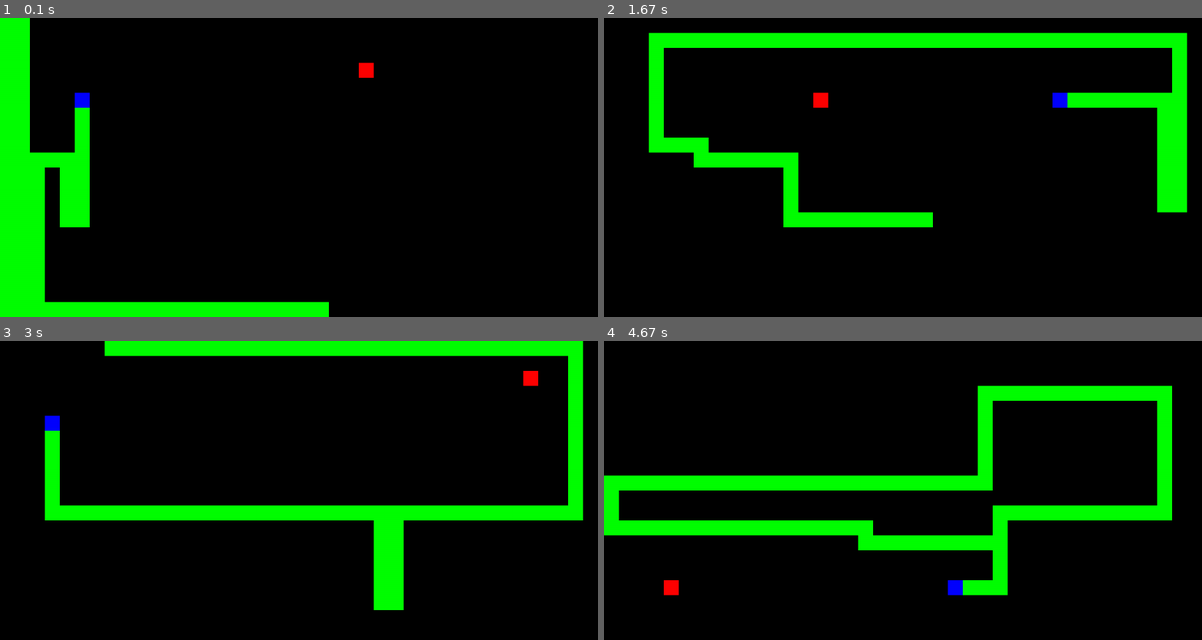
Above: before the commit, frames 1-4 (two rows, left to right).
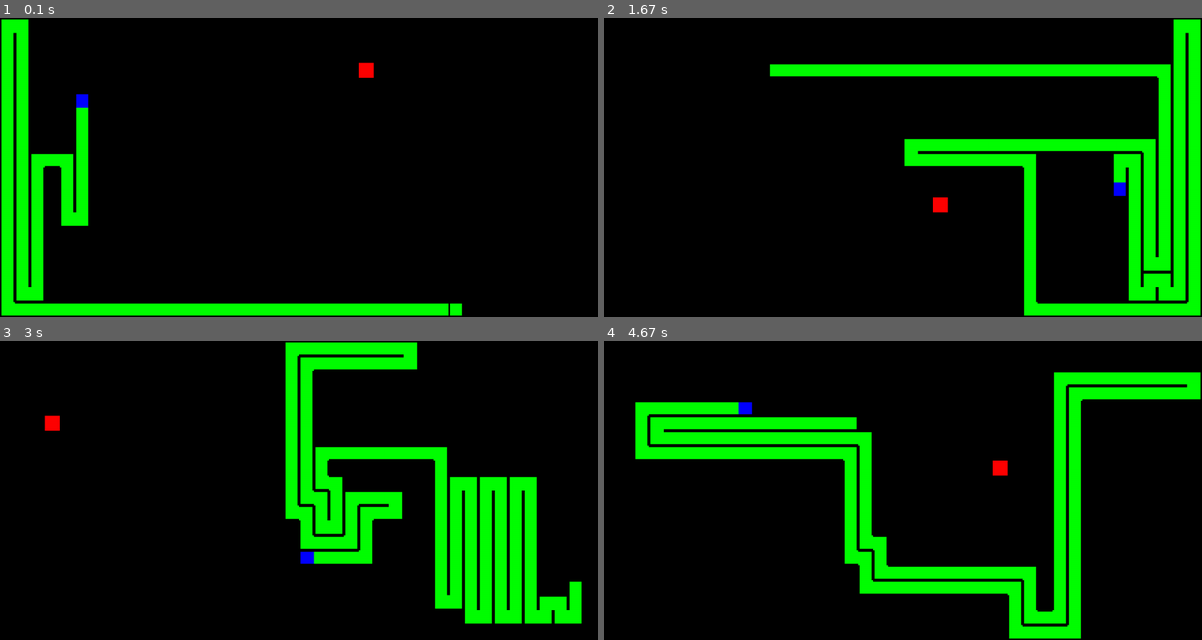
Above: after the commit, the same moments.

Repository: ShenoySameer/SnakeGameAlgorithm
Game: pygame game, started from Main.py
Two runs of this game, one before a commit and one after it. Both use one fixed random seed, a clock stepped at 60 frames per second and the inputs below.
Inputs:
- Up to frame 1 (0.1 s): no input
- Up to frame 2 (1.67 s): no input
- Up to frame 3 (3 s): no input
- Up to frame 4 (4.67 s): no input

The runs differ from the first frame. In frame 1, 3.6% of the frame differs, in the area x 0-78%, y 0-100%; in frame 2, 24%; in frame 3, 24%; in frame 4, 25%, in the area x 0-100%, y 10-100%.

Commit message:
more fixes

Diff:
--- a/Algorithm.py
+++ b/Algorithm.py
@@ -26,7 +26,7 @@
     snake_head = snake[0]
 
     if snake_head == apple:
-        return
+        return []
 
     resort = []
     Q = deque([[snake_head]])
@@ -47,17 +47,20 @@
                 E.add(node)
                 if node == apple:
                     new_snake = new_path[::-1] + [snake[i] for i in range(1, len(snake)-len(new_path))]
-                    score = len(BFS_basic(G, new_snake)) / (len(G))
-                    print(score)
+                    accessible_nodes = BFS_basic(G, new_snake)
+                    score = len(accessible_nodes - set(new_snake)) / (len(G.keys() - set(new_snake)))
+                    # print(score)
                     if score > 0.8:
                         return new_path[:0:-1]
                     else:
                         resort.append((score, new_path[:0:-1]))
 
     # resort.sort(reverse=True)
-    # print(resort)
-    # return resort[0]
+    # if resort:
+    #     return resort[0]
+    # else:
     return []
+
 
 
 def DFS_long_path(G, snake, apple):
@@ -80,6 +83,11 @@
         path = Q.pop()
         v = path[-1]
         E.add(v)
+
+        if len(path) <= len(snake):
+            if snake[-len(path)] in E:
+                E.remove(snake[-len(path)])
+
         adj_nodes = G[v]
         adj_nodes.sort(key = lambda x: absolute_distance(x, target))
         for node in adj_nodes:
@@ -89,16 +97,19 @@
                 Q.append(new_path)
                 # Find out if at any point the snake could reach the target point
                 # as the tail leaves that point
-                # if travel_distance(node, target) == dist_from_tail - depth[node]:
-                new_snake = new_path[::-1] + [snake[i+1] for i in range(len(snake)-len(new_path))]
-                escape_path = BFS(G, new_snake, apple)
-                if escape_path:
-                    return escape_path + new_path[:0:-1]
+                if travel_distance(node, target) >= dist_from_tail - len(new_path):
+                    new_snake = new_path[::-1] + [snake[i+1] for i in range(len(snake)-len(new_path))]
+                    # print('!!!')
+                    # print(new_snake)
+                    # print(BFS(G, new_snake, apple))
+                    # print(new_path[:0:-1])
+                    escape_path = BFS(G, new_snake, apple)
+                    if escape_path:
+                        return escape_path + new_path[:0:-1]
                 longest_path = max(longest_path, new_path, key=len)
 
-    print('!!', longest_path[:0:-1])
-
-    return longest_path[:0:-1]
+    new_snake = longest_path[::-1] + [snake[i+1] for i in range(len(snake)-len(longest_path))]
+    return longest_path[:0:-1] + BFS(G, new_snake, apple)
 
 
 def absolute_distance(a, b):
--- a/Main.py
+++ b/Main.py
@@ -7,11 +7,12 @@
 x = 40
 y = 20
 block_size = 30
-border_size = 30
+border_size = 3
 BLACK = (0, 0, 0)
 WHITE = (200, 200, 200)
 GREEN = "green"
 RED = "red"
+BLUE = "blue"
 WINDOW_HEIGHT = y*block_size
 WINDOW_WIDTH = x*block_size
 snake = deque([(1, 1), (2, 1), (2, 1), (2, 1), (2, 1), (2, 1), (2, 1), (2, 1), (2, 1), (2, 1), (2, 1)])
@@ -21,13 +22,12 @@
 # snake = deque([(2, 2), (2, 3), (2, 4), (1, 4), (1, 5), (2, 5), (3, 5), (4, 5),
 #                    (4, 4), (4, 3), (4, 2), (4, 1), (4, 0), (3, 0), (2, 0), (1, 0),
 #                      (0, 0), (0, 1), (0, 2), (0, 3), (0, 4), (0, 5), (0, 6), (0, 7), (0, 8), (0, 9), (1, 9)])
-snake = deque([(4, 13), (4, 12), (4, 11), (4, 10), (4, 9), ( …(676 unchanged characters)… , (27, 19), (28, 19), (29, 19), (30, 19)])
+snake = deque([(4, 13), (4, 12), (4, 11), (4, 10), (4, 9), ( …(676 unchanged characters)… , (27, 19), (28, 19), (29, 19), (30, 19), (30, 19), (30, 19), (30, 19), (30, 19), (30, 19), (30, 19), (30, 19), (30, 19), (30, 19), (30, 19), (30, 19), (30, 19), (30, 19), (30, 19), (30, 19), (30, 19), (30, 19), (30, 19), (30, 19), (30, 19), (30, 19), (30, 19), (30, 19), (30, 19), (30, 19), (30, 19), (30, 19), (30, 19), (30, 19), (30, 19), (30, 19), (30, 19), (30, 19), (30, 19), (30, 19), (30, 19), (30, 19), (30, 19), (30, 19), (30, 19), (30, 19), (30, 19), (30, 19), (30, 19), (30, 19), (30, 19), (30, 19), (30, 19), (30, 19), (30, 19), (30, 19), (30, 19), (30, 19), (30, 19), (30, 19), (30, 19), (30, 19), (30, 19), (30, 19), (30, 19), (30, 19)])
 
 
 def main():
     global SCREEN, CLOCK
     global apple
-
 
     pygame.init()
     SCREEN = pygame.display.set_mode((WINDOW_WIDTH, WINDOW_HEIGHT))
@@ -37,21 +37,19 @@
     all_points = list(grid.keys())
     font = pygame.font.Font(None, 75)
     apple = random.choice(list(set(all_points)-set(snake)))
-    last_apple = None
     delay = 10
 
     current_path = BFS(grid, snake, apple)
     if not current_path:
         current_path = DFS_long_path(grid, snake, apple)
+        print(current_path)
 
     while True:
         drawGrid()
-        drawBorder(*snake[0], 'top')
         # drawBorder(*snake[0], 'bottom')
         # drawBorder(*snake[0], 'left')
         # drawBorder(*snake[0], 'right')
         if not current_path:
-            print()
             text = font.render(str(len(snake)), True, "blue")
             text_rect = text.get_rect()
             text_rect.center = (WINDOW_WIDTH // 2, WINDOW_HEIGHT // 2)
@@ -62,7 +60,6 @@
 
 
         if next_space == apple:
-            last_apple = apple
             snake.appendleft(apple)
             apple = random.choice(list(set(all_points)-set(snake)))
             current_path = BFS(grid, snake, apple)
@@ -72,9 +69,6 @@
 
         else:
             snake.appendleft(next_space)
-
-        if next_space != last_apple:
-            # what happens if you collect another apple before the tail reaches
             snake.pop()
 
         for event in pygame.event.get():
@@ -93,34 +87,46 @@
                 sys.exit()
 
 def drawGrid():
-    # for i in range(len(snake)):
-        # if i != 0:
-        #     prev_body = snake[i-1]
-        # if i != len(snake):
-        #     next_body = snake[i+1]
-            # node = (i, j)
-            # neighbors = []
-
-            # # Add the neighboring nodes to the list (excluding diagonals)
-            # for dx, dy in [(0, -1), (-1, 0), (1, 0), (0, 1)]:
-            #     new_x, new_y = i + dx, j + dy
-            #     if 0 <= new_x < x and 0 <= new_y < y and (new_x, new_y) != node:
-            #         neighbors.append((new_x, new_y))
 
     for x in range(0, WINDOW_WIDTH, block_size):
         for y in range(0, WINDOW_HEIGHT, block_size):
 
             rect = pygame.Rect(x, y, block_size, block_size)
-            pygame.draw.rect(SCREEN, BLACK, rect) #change to WHITE for grid
+            pygame.draw.rect(SCREEN, BLACK, rect) # change to WHITE for grid
 
+    # draw snake
     for body_x, body_y in snake:
         body_rect = pygame.Rect(body_x*block_size, body_y*block_size, block_size, block_size)
         pygame.draw.rect(SCREEN, GREEN, body_rect)
 
+    # draw apple
     body_rect = pygame.Rect(apple[0]*block_size, apple[1]*block_size, block_size, block_size)
     pygame.draw.rect(SCREEN, RED, body_rect)
 
-def drawBorder(x, y, location='top', color='blue'):
+    # color snake head
+    body_rect = pygame.Rect(snake[0][0]*block_size, snake[0][1]*block_size, block_size, block_size)
+    pygame.draw.rect(SCREEN, BLUE, body_rect)
+
+    # draw snake borders
+    for i in range(len(snake)):
+        body_x, body_y = snake[i]
+        prev_body = None
+        next_body = None
+        if i != 0:
+            prev_body = snake[i-1]
+        if i != len(snake) - 1:
+            next_body = snake[i+1]
+
+        if (body_x, body_y - 1) != prev_body and (body_x, body_y - 1) != next_body:
+            drawBorder(body_x, body_y, 'top')
+        if (body_x - 1, body_y) != prev_body and (body_x - 1, body_y) != next_body:
+            drawBorder(body_x, body_y, 'left')
+        if (body_x, body_y + 1) != prev_body and (body_x, body_y + 1) != next_body:
+            drawBorder(body_x, body_y, 'bottom')
+        if (body_x + 1, body_y) != prev_body and (body_x + 1, body_y) != next_body:
+            drawBorder(body_x, body_y, 'right')
+
+def drawBorder(x, y, location='top', color='black'):
     if location == 'top':
         length = block_size
         height = border_size
